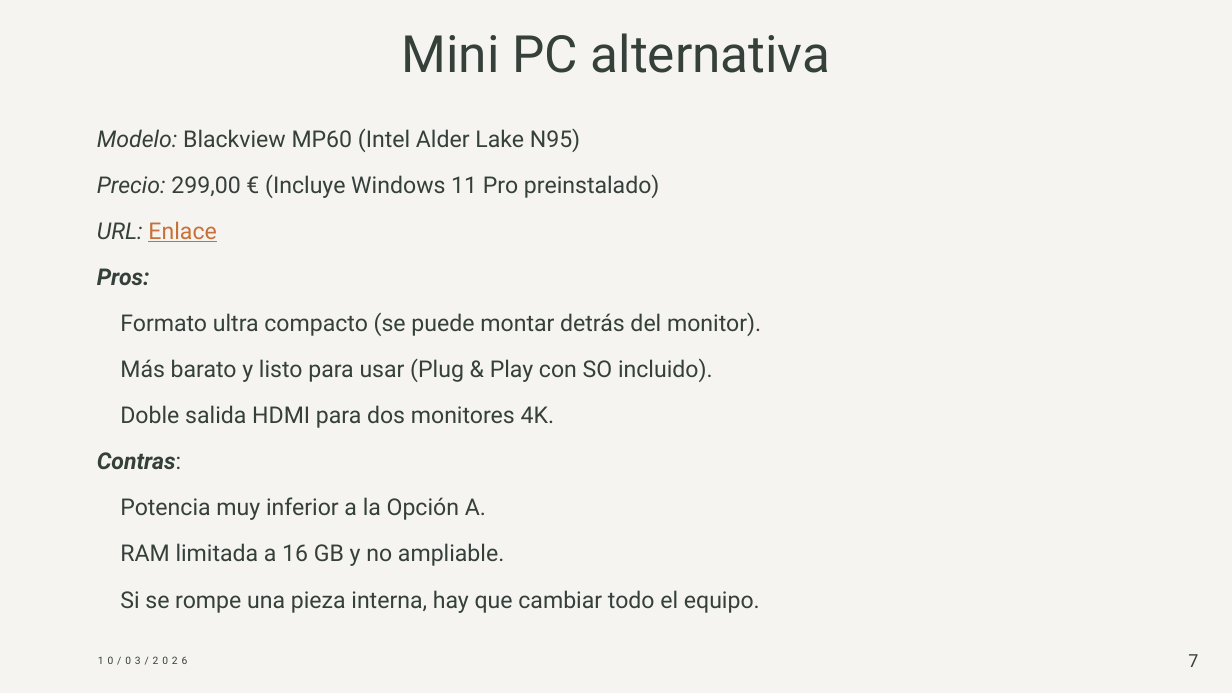
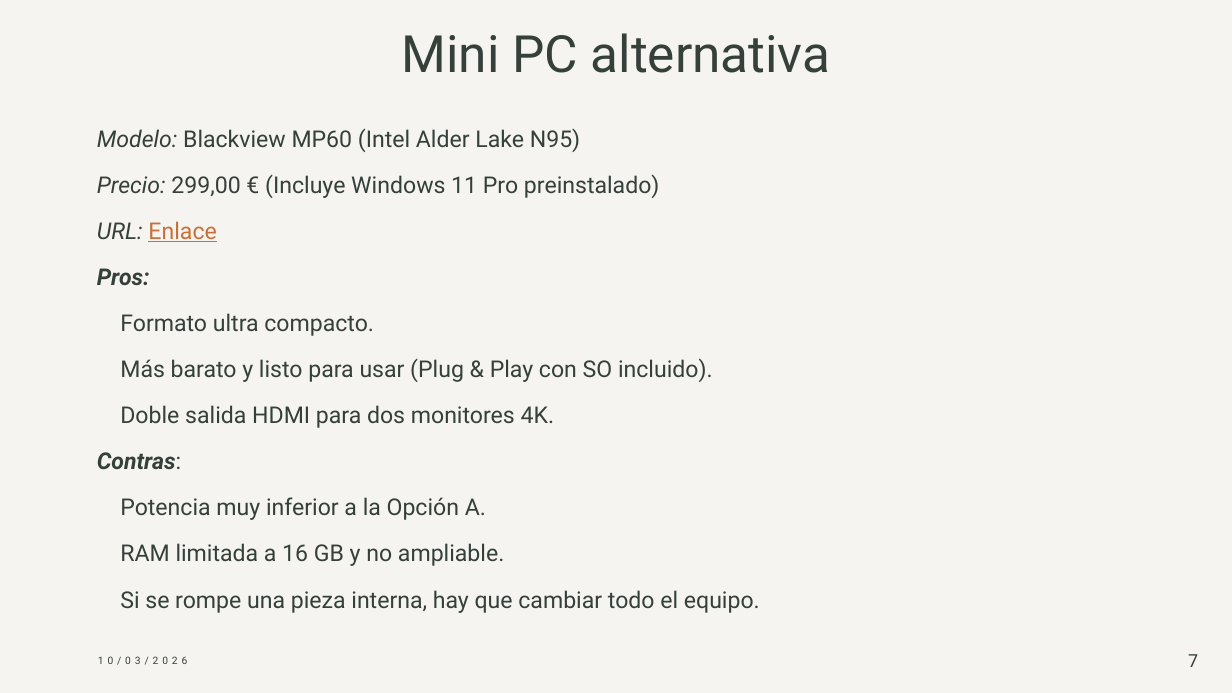
Before and after one commit to Javiborlor/Proyecto_RA1_UT3, a slide deck: slide 7 of retos/Reto_03_UT3_PC_Oficina_y_MiniPC/docs/Javier_Borrueco_Lorite_FHW_UT3_Reto_03.pptx. Drawn at 1232x693 pixels with LibreOffice and Linux fonts; fonts in the diff are those of the drawing. Boxes give left, top, right and bottom in pixels: in the first picture for what was removed or moved away, otherwise in the second. Text is boxed around its words. In the diff, an @@ line names an element or a change of style, - is before the commit and + after.

Commit message:
nueva
mas act

```diff
--- a/retos/Reto_03_UT3_PC_Oficina_y_MiniPC/docs/Javier_Borrueco_Lorite_FHW_UT3_Reto_03.pptx
+++ b/retos/Reto_03_UT3_PC_Oficina_y_MiniPC/docs/Javier_Borrueco_Lorite_FHW_UT3_Reto_03.pptx
@@ text at [120, 313, 374, 336]: text changed @@
-Formato ultra compacto (se puede montar detrás del monitor).
+Formato ultra compacto.
```
